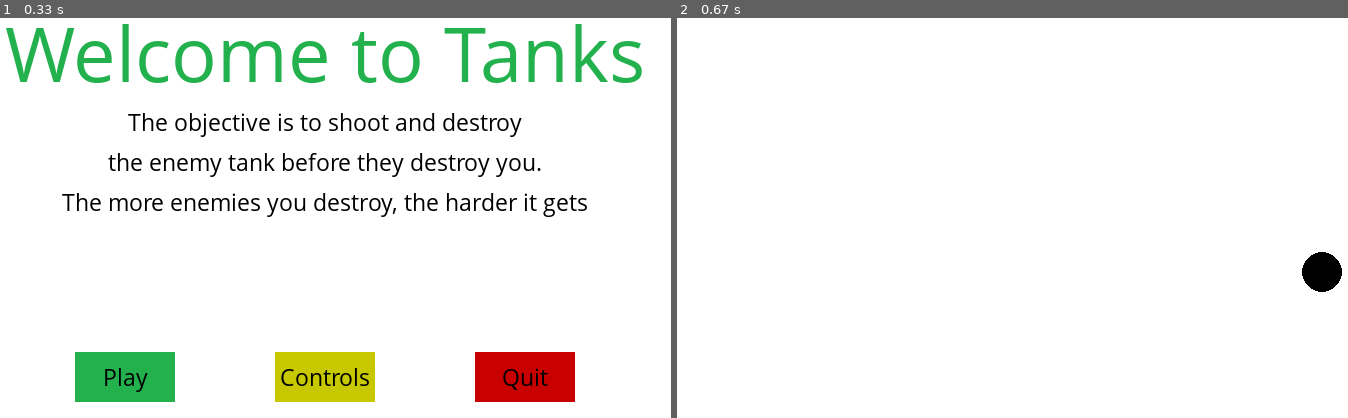
Above: before the commit, frames 1-2 (left to right).
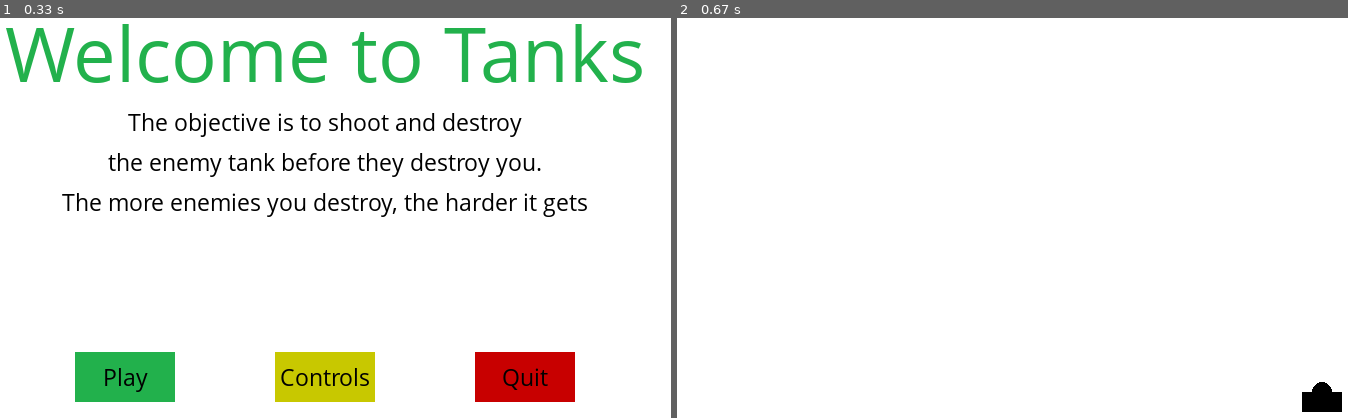
Above: after the commit, the same moments.

Repository: NikhilHeda/PyGame---Practice
Game: pygame game, started from code.py
Same seed, same stepped clock (60 frames per second), same inputs: the game is played once before the commit and once after it.
Inputs:
- Up to frame 1 (0.33 s): no input
- Up to frame 2 (0.67 s): tap C at 0.33 s

Frame 1 is identical in both runs. In frame 2, 0.8% of the frame differs, in the area x 93-100%, y 58-99%.

Commit message:
Added tank body

Diff:
--- a/code.py
+++ b/code.py
@@ -34,7 +34,10 @@
 FPS = 15
 
 mainTankX = display_width * 0.9
-mainTankY = display_height * 0.7
+mainTankY = display_height * 0.9
+
+tankWidth = 40
+tankHeight = 20
 
 smallfont = pygame.font.SysFont("comicsansms", 25)
 medfont = pygame.font.SysFont("comicsansms", 50)
@@ -159,7 +162,10 @@
 	text_to_button(text, black, x, y, width, height)
 
 def tank(x, y):
-	pygame.draw.circle(gameDisplay, black, (int(x), int(y)), 20)
+	x = int(x)
+	y = int(y)
+	pygame.draw.circle(gameDisplay, black, (x, y), int(tankHeight / 2))
+	pygame.draw.rect(gameDisplay, black, (x - tankHeight, y, tankWidth, tankHeight))
 
 def gameLoop():
 	gameExit = False
